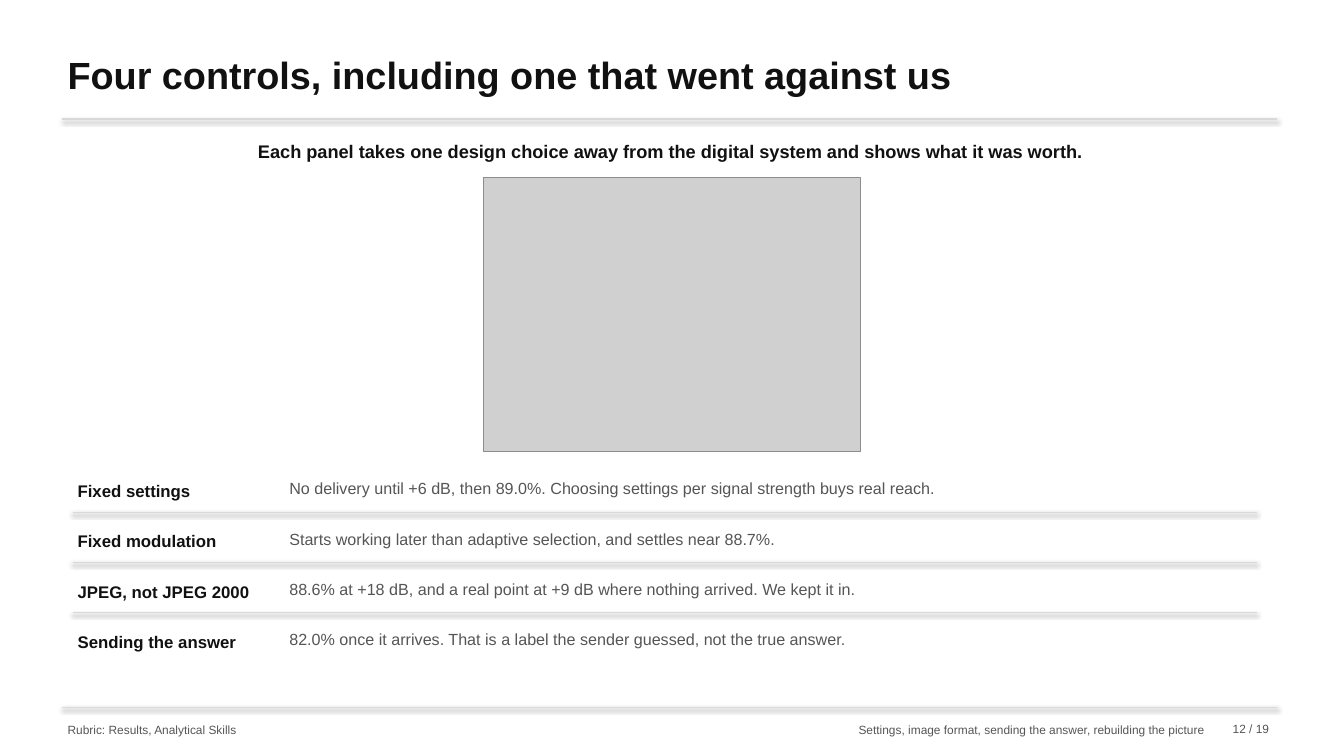
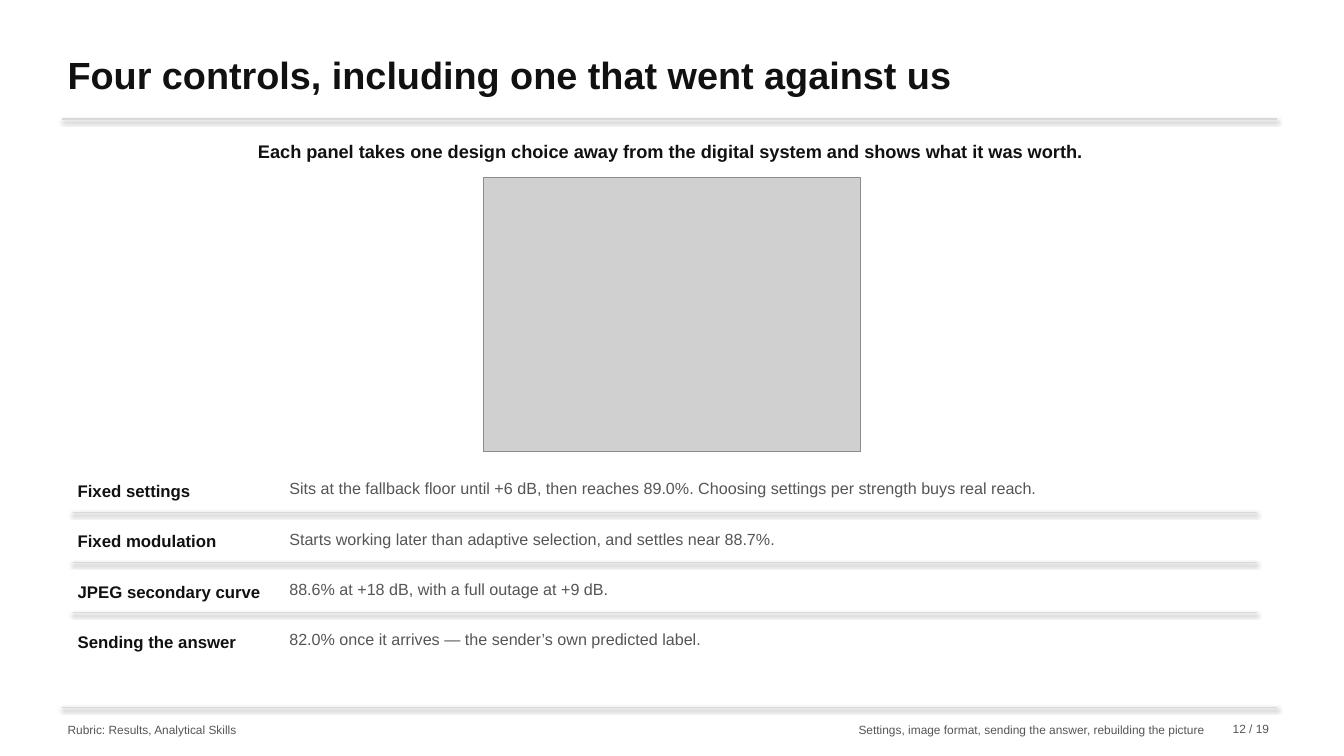
Before and after one commit to nxck2005/capstone, a slide deck: slide 12 of deliverables/review-2/semantic-communication-second-review.pptx. Drawn at 1344x756 pixels with LibreOffice and Linux fonts; fonts in the diff are those of the drawing; grey boxes stand for pictures. Boxes give left, top, right and bottom in pixels: in the first picture for what was removed or moved away, otherwise in the second. Text is boxed around its words. In the diff, an @@ line names an element or a change of style, - is before the commit and + after.

```diff
--- a/deliverables/review-2/semantic-communication-second-review.pptx
+++ b/deliverables/review-2/semantic-communication-second-review.pptx
@@ text at (x1=289, y1=482, x2=1036, y2=498): text changed @@
-No delivery until +6 dB, then 89.0%. Choosing settings per signal strength buys real reach.
+Sits at the fallback floor until +6 dB, then reaches 89.0%. Choosing settings per strength buys real reach.
@@ text at (x1=78, y1=586, x2=261, y2=602): text changed @@
-JPEG, not JPEG 2000
+JPEG secondary curve
@@ text at (x1=289, y1=583, x2=608, y2=599): text changed @@
-88.6% at +18 dB, and a real point at +9 dB where nothing arrived. We kept it in.
+88.6% at +18 dB, with a full outage at +9 dB.
@@ text at (x1=289, y1=633, x2=701, y2=649): text changed @@
-82.0% once it arrives. That is a label the sender guessed, not the true answer.
+82.0% once it arrives — the sender’s own predicted label.
```
Also in this commit, not shown: 18 other slides changed, 25 other files.
